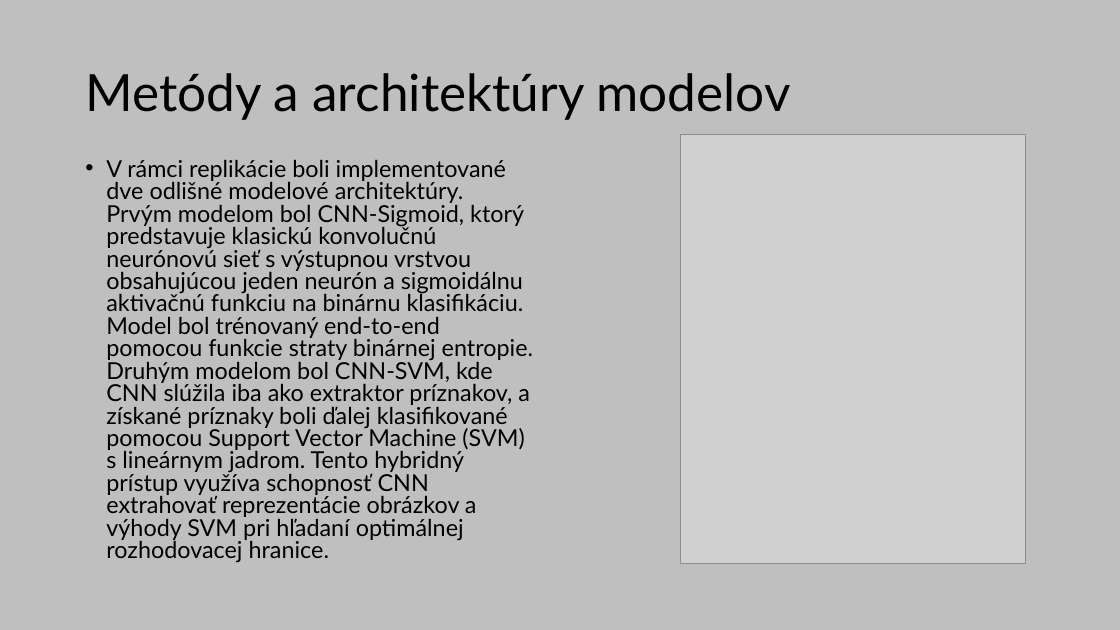
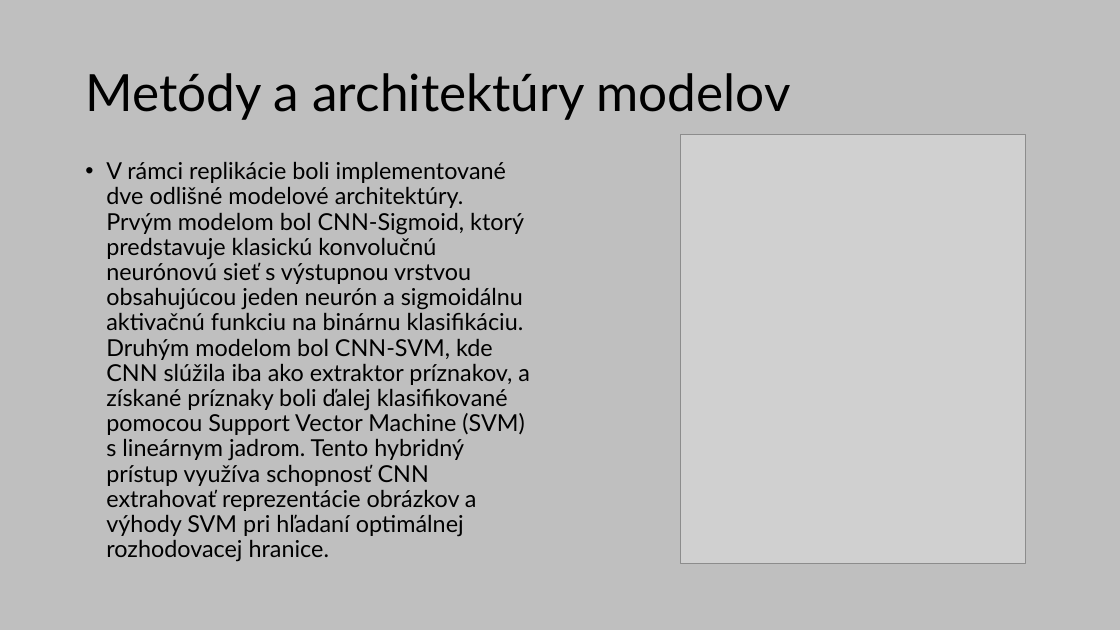
Before and after one commit to dnlkzhn/forest-fire-detection-replication, a slide deck: slide 4 of slides.pptx. Drawn at 1120x630 pixels with LibreOffice and Linux fonts; fonts in the diff are those of the drawing; grey boxes stand for pictures. Boxes give left, top, right and bottom in pixels: in the first picture for what was removed or moved away, otherwise in the second. Text is boxed around its words. In the diff, an @@ line names an element or a change of style, - is before the commit and + after.

Commit message:
slides added

```diff
--- a/slides.pptx
+++ b/slides.pptx
@@ text at [106, 162, 530, 561]: text changed @@
-• V rámci replikácie boli implementované dve odlišné modelové architektúry. Prvým modelom bol CNN-Sigmoid, ktorý predstavuje klasickú konvolučnú neurónovú sieť s výstupnou vrstvou obsahujúcou jeden neurón a sigmoidálnu aktivačnú funkciu na binárnu klasifikáciu. Model bol trénovaný end-to-end pomocou funkcie straty binárnej entropie. Druhým modelom bol CNN-SVM, kde CNN slúžila iba ako extraktor príznakov, a získané príznaky boli ďalej klasifikované pomocou Support Vector Machine (SVM) s lineárnym jadrom. Tento hybridný prístup využíva schopnosť CNN extrahovať reprezentácie obrázkov a výhody SVM pri hľadaní optimálnej rozhodovacej hranice.
+• V rámci replikácie boli implementované dve odlišné modelové architektúry. Prvým modelom bol CNN-Sigmoid, ktorý predstavuje klasickú konvolučnú neurónovú sieť s výstupnou vrstvou obsahujúcou jeden neurón a sigmoidálnu aktivačnú funkciu na binárnu klasifikáciu. Druhým modelom bol CNN-SVM, kde CNN slúžila iba ako extraktor príznakov, a získané príznaky boli ďalej klasifikované pomocou Support Vector Machine (SVM) s lineárnym jadrom. Tento hybridný prístup využíva schopnosť CNN extrahovať reprezentácie obrázkov a výhody SVM pri hľadaní optimálnej rozhodovacej hranice.
```
Also in this commit, not shown: 2 other slides changed, 1 slide added.
